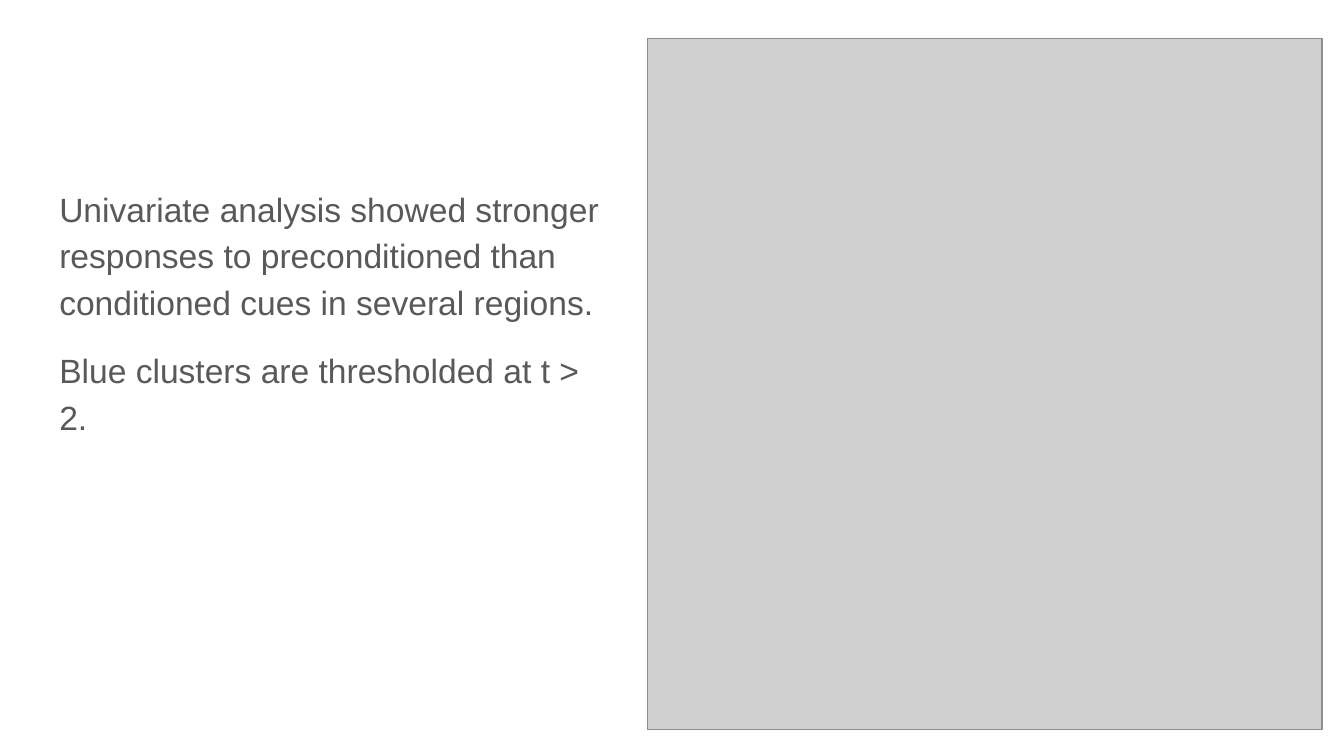
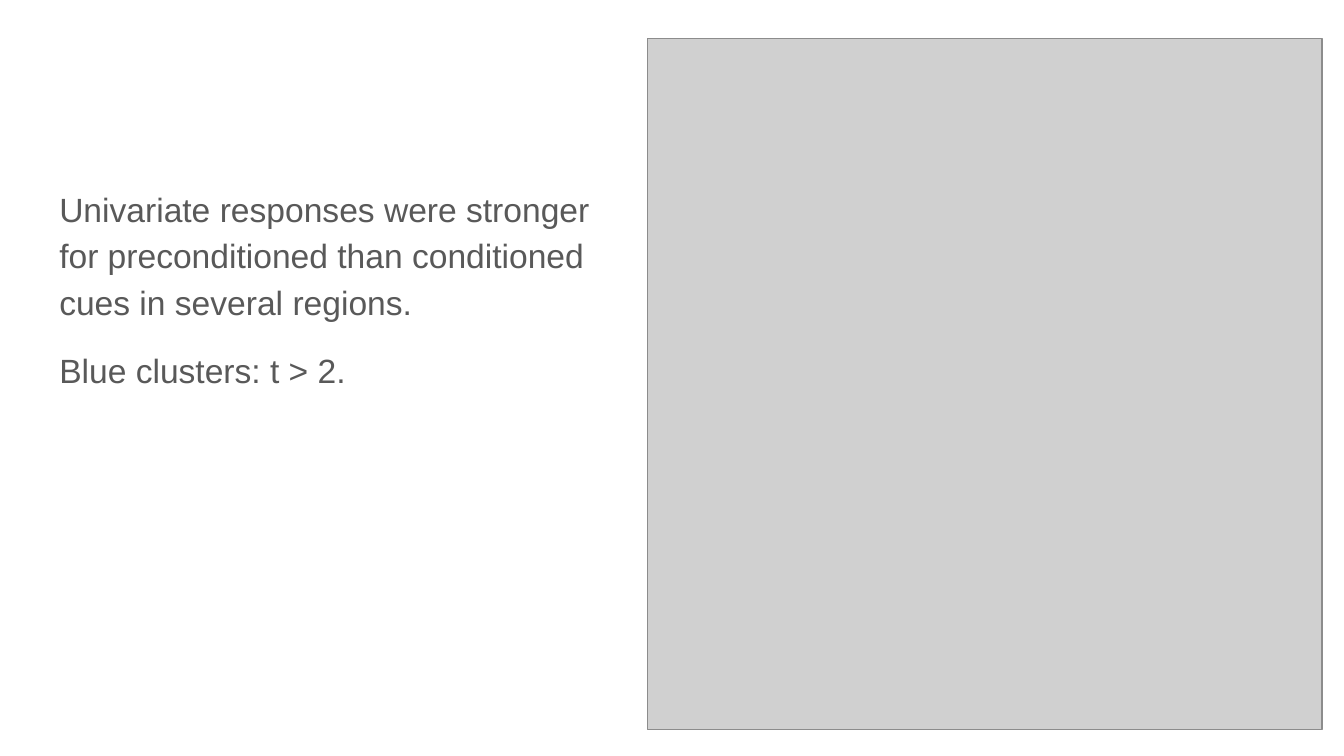
Before and after one commit to QingfangLiu/project-spcd, a slide deck: slide 12 of docs/SPCD fMRI results lab meeting.pptx. Drawn at 1344x756 pixels with LibreOffice and Linux fonts; fonts in the diff are those of the drawing; grey boxes stand for pictures. Boxes give left, top, right and bottom in pixels: in the first picture for what was removed or moved away, otherwise in the second. Text is boxed around its words. In the diff, an @@ line names an element or a change of style, - is before the commit and + after.

```diff
--- a/docs/SPCD fMRI results lab meeting.pptx
+++ b/docs/SPCD fMRI results lab meeting.pptx
@@ text at (59,197,589,384): text changed @@
-Univariate analysis showed stronger responses to preconditioned than conditioned cues in several regions.
-Blue clusters are thresholded at t > 2.
+Univariate responses were stronger for preconditioned than conditioned cues in several regions.
+Blue clusters: t > 2.
```
Also in this commit, not shown: 13 other slides changed.
